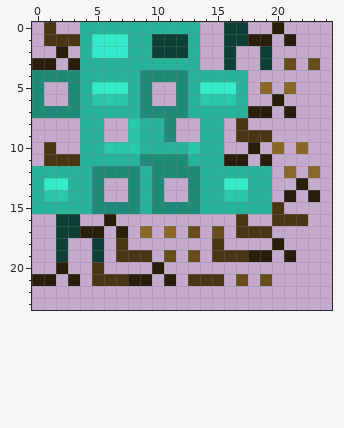
One commit to this pixel-art sprite: assets/minecraft/textures/default/weapons/basic/basic_war_hammer/diamond_war_hammer.png. This is how it looked before the edit.
The file is 32x32 pixels. Shown: x 0..24, y 0..23.
After the commit:
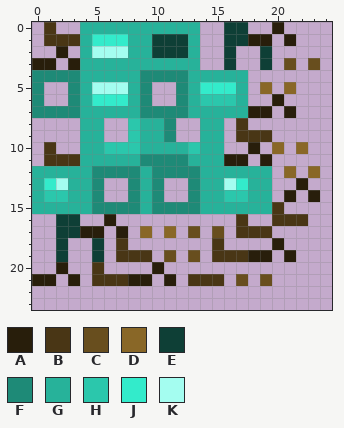
Palette (. is transparent): A #281e0b  B #493615  C #684e1e  D #896727  E #0e3f36  F #1e8a77  G #27b29a  H #2bc7ac  J #33ebcb  K #a4fdf0
The exact change:
{"y":2,"x":5,"old":"JJJ","new":"KKK"}
{"y":5,"x":5,"old":"JJJ","new":"KKK"}
{"y":6,"x":5,"old":"HHH","new":"JJJ"}
{"y":13,"x":2,"old":"J","new":"K"}
{"y":13,"x":16,"old":"J","new":"K"}
{"label":"changed","picture_box":[92,46,128,106]}
{"label":"changed","picture_box":[56,178,68,190]}
{"label":"changed","picture_box":[224,178,236,190]}
